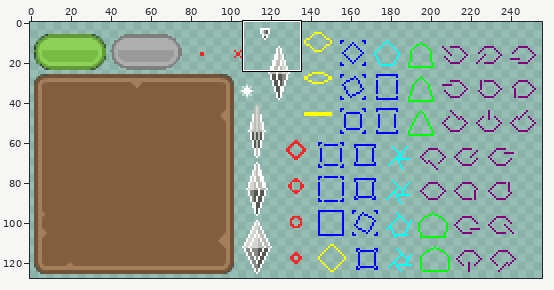
One commit to this sprite sheet: android/assets/atlas/game.png. Above, an overview of the earlier version with the close-up marked.
Close-up. Before the commit:
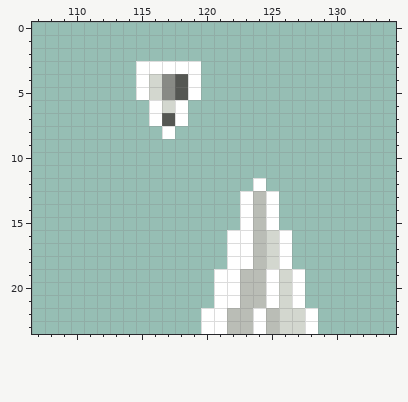
The file is 256x128 pixels. Pixels under 10% opacity are left out. Colours within 5 levels of each other are drawn and written as one. Shown: x 107..134, y 0..23.
And afterwards:
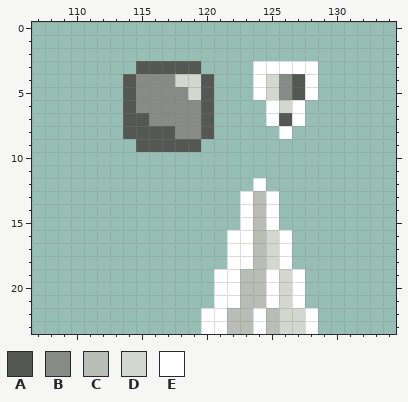
Palette (. is transparent): A #555753  B #888a85  C #babdb6  D #d3d7cf  E #ffffff
Diff:
y 3: x 115..119 EEEEE -> AAAAA; x 124..128 ..... -> EEEEE
y 4: x 114..116 .ED -> ABB; x 118..120 AE. -> DDA; x 124..128 ..... -> EDBAE
y 5: x 114..116 .ED -> ABB; x 118..120 AE. -> BDA; x 124..128 ..... -> EDBAE
y 6: x 114..120 ..EDE.. -> ABBBBBA; x 125..127 ... -> EDE
y 7: x 114..120 ..EAE.. -> AABBBBA; x 125..127 ... -> EAE
y 8: x 114..120 ...E... -> AAAABBA; x 126 . -> E
y 9: x 115..119 ..... -> AAAAA
